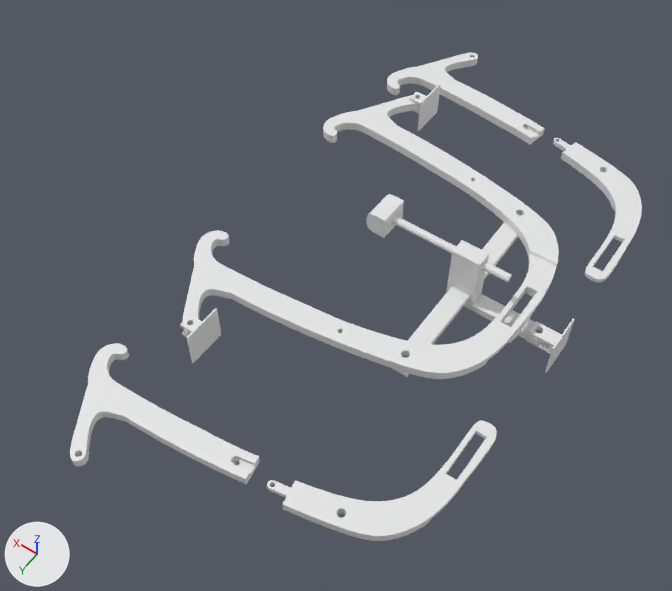
Before and after pictures for a commit that changed the Blender file facebow.blend.
One viewpoint serves both versions: a 50 mm lens placed at (-154.0, 319.0, 456.0), pointed at (59.0, 21.0, -12.0). The lights are fixed; the arrows at lower left show +X, +Y and +Z.

In view in the first picture: 'Facebow - Left Ear Bow-1', 'Facebow - Left Ear Bow-3', 'Facebow - Left Marker-1', 'Left Ear Bow 1.001', 'Left Ear Bow 2.001', 'Right Ear Bow 1', 'Right Ear Bow 2', 'facebow - front marker^Assem1-1', 'facebow - holding bar^Assem1-1', 'facebow - naision support connector^Assem1-1', 'facebow - naision support rod^Assem1-1'.
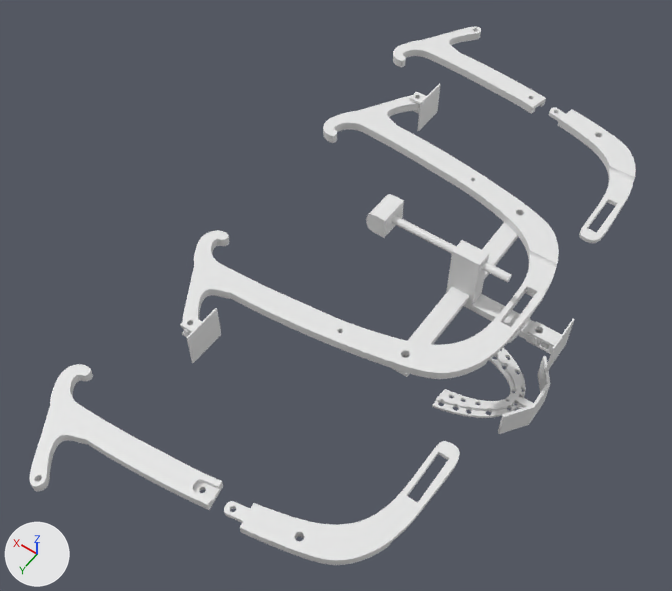
Commit message: design updates

What the commit changed:
Mesh me_bitefork___markers is new.
It has 1856 vertices, 3788 faces and spans x -35.0..35.0, y -1.5..19.5, z -24.4..32.6.
Mesh me_left_earbow_part_2_001 is new.
It has 386 vertices, 780 faces and spans x -42.4..42.3, y -73.1..31.0, z -3.7..2.3.
Mesh me_left_earbow_part_1_001 is new.
It has 438 vertices, 880 faces and spans x -67.7..53.4, y -32.7..38.0, z -2.9..3.1.
Mesh me_left_earbow_part_2 is new.
It has 386 vertices, 780 faces and spans x -42.4..42.3, y -73.1..31.0, z -3.7..2.3.
Mesh me_left_earbow_part_1 is new.
It has 438 vertices, 880 faces and spans x -67.7..53.4, y -32.7..38.0, z -2.9..3.1.
Object 'Right Ear Bow 1' (ob_right_ear_bow_1) is deleted.
Object 'Right Ear Bow 2' (ob_right_ear_bow_2) is deleted.
Object 'Left Ear Bow 1.001' (ob_left_ear_bow_1_001) is deleted.
Object 'Left Ear Bow 2.001' (ob_left_ear_bow_2_001) is deleted.
Object 'Bitefork + Markers' (ob_bitefork___markers) is new; it shows me_bitefork___markers.
Its location is (-46.5, -7.4, -59.2).
Its rotation in degrees is (90, 0, -90).
Object 'Right Earbow Part 2.001' (ob_right_earbow_part_2_001) is new; it shows me_left_earbow_part_2_001.
Its location is (-18.5, -172.6, 5.3).
Its scale is (1.0, -1.0, -1.0).
Object 'Right Earbow Part 1.001' (ob_right_earbow_part_1_001) is new; it shows me_left_earbow_part_1_001.
Its location is (98.8, -210.7, 6.1).
Its scale is (1.0, -1.0, -1.0).
Object 'Left Earbow Part 2' (ob_left_earbow_part_2) is new; it shows me_left_earbow_part_2.
Its location is (-26.7, 154.0, 7.7).
Object 'Left Earbow Part 1' (ob_left_earbow_part_1) is new; it shows me_left_earbow_part_1.
Its location is (90.6, 192.0, 6.9).

Boxes [x1, y1, x2, y2] around the edits, measured in the pictures (672 x 591 px):
'Left Earbow Part 2', added
    after: [224, 441, 460, 565]
'Left Earbow Part 1', added
    after: [30, 364, 223, 510]
'Right Ear Bow 2', deleted
    before: [70, 343, 260, 485]
'Right Ear Bow 1', deleted
    before: [267, 421, 497, 541]
'Left Ear Bow 1.001', deleted
    before: [553, 138, 642, 282]
'Left Ear Bow 2.001', deleted
    before: [387, 53, 545, 145]
'Right Earbow Part 1.001', added
    after: [393, 27, 546, 114]
'Right Earbow Part 2.001', added
    after: [549, 108, 636, 243]
'Bitefork + Markers', added
    after: [432, 347, 550, 434]
